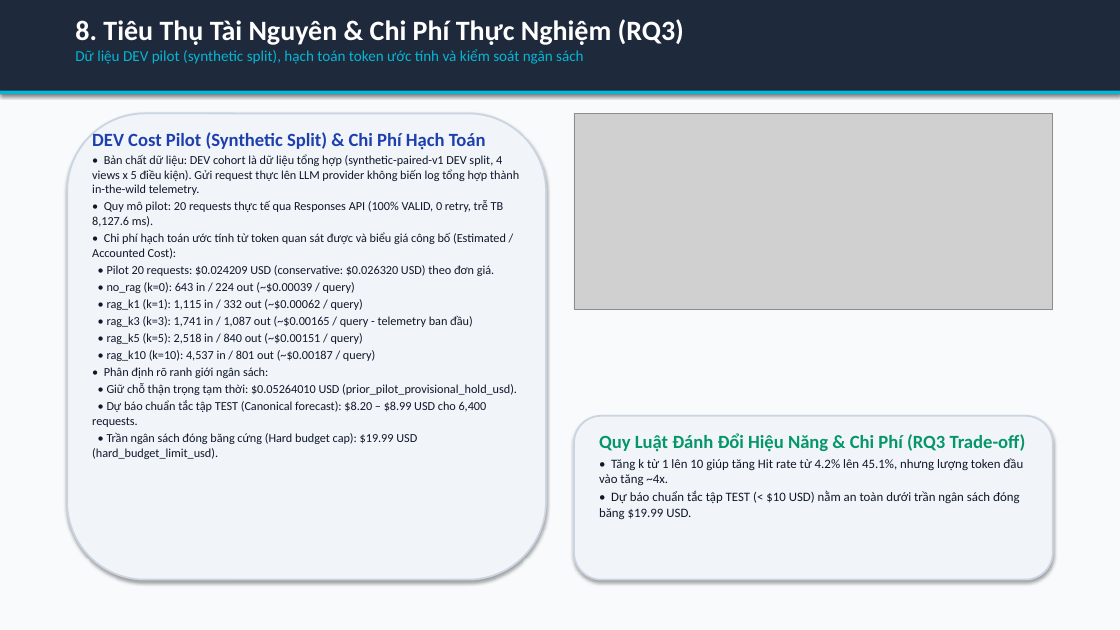
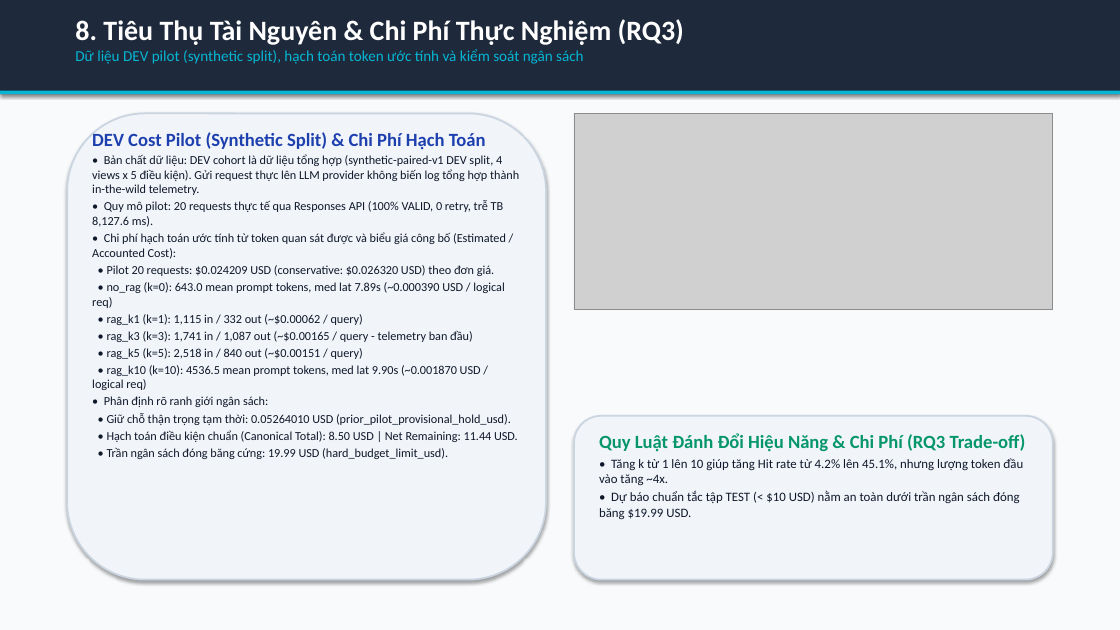
Before and after one commit to habachcp6/RAG2ATTCK, a slide deck: slide 9 of reports/evidence/fixture_populated_slides.pptx. Drawn at 1120x630 pixels with LibreOffice and Linux fonts; fonts in the diff are those of the drawing; grey boxes stand for pictures. Boxes give left, top, right and bottom in pixels: in the first picture for what was removed or moved away, otherwise in the second. Text is boxed around its words. In the diff, an @@ line names an element or a change of style, - is before the commit and + after.

```diff
--- a/reports/evidence/fixture_populated_slides.pptx
+++ b/reports/evidence/fixture_populated_slides.pptx
@@ text at [92, 282, 504, 308]: text changed @@
-• no_rag (k=0): 643 in / 224 out (~$0.00039 / query)
+• no_rag (k=0): 643.0 mean prompt tokens, med lat 7.89s (~0.000390 USD / logical req)
@@ text at [92, 365, 481, 390]: text changed @@
-• rag_k10 (k=10): 4,537 in / 801 out (~$0.00187 / query)
+• rag_k10 (k=10): 4536.5 mean prompt tokens, med lat 9.90s (~0.001870 USD / logical req)
@@ text at [107, 413, 518, 459]: text changed @@
-• Giữ chỗ thận trọng tạm thời: $0.05264010 USD (prior_pilot_provisional_hold_usd).
-• Dự báo chuẩn tắc tập TEST (Canonical forecast): $8.20 – $8.99 USD cho 6,400 requests.
-• Trần ngân sách đóng băng cứng (Hard budget cap): $19.99 USD (hard_budget_limit_usd).
+• Giữ chỗ thận trọng tạm thời: 0.05264010 USD (prior_pilot_provisional_hold_usd).
+• Hạch toán điều kiện chuẩn (Canonical Total): 8.50 USD | Net Remaining: 11.44 USD.
+• Trần ngân sách đóng băng cứng: 19.99 USD (hard_budget_limit_usd).
```
Also in this commit, not shown: 4 other slides changed, 12 other files.
